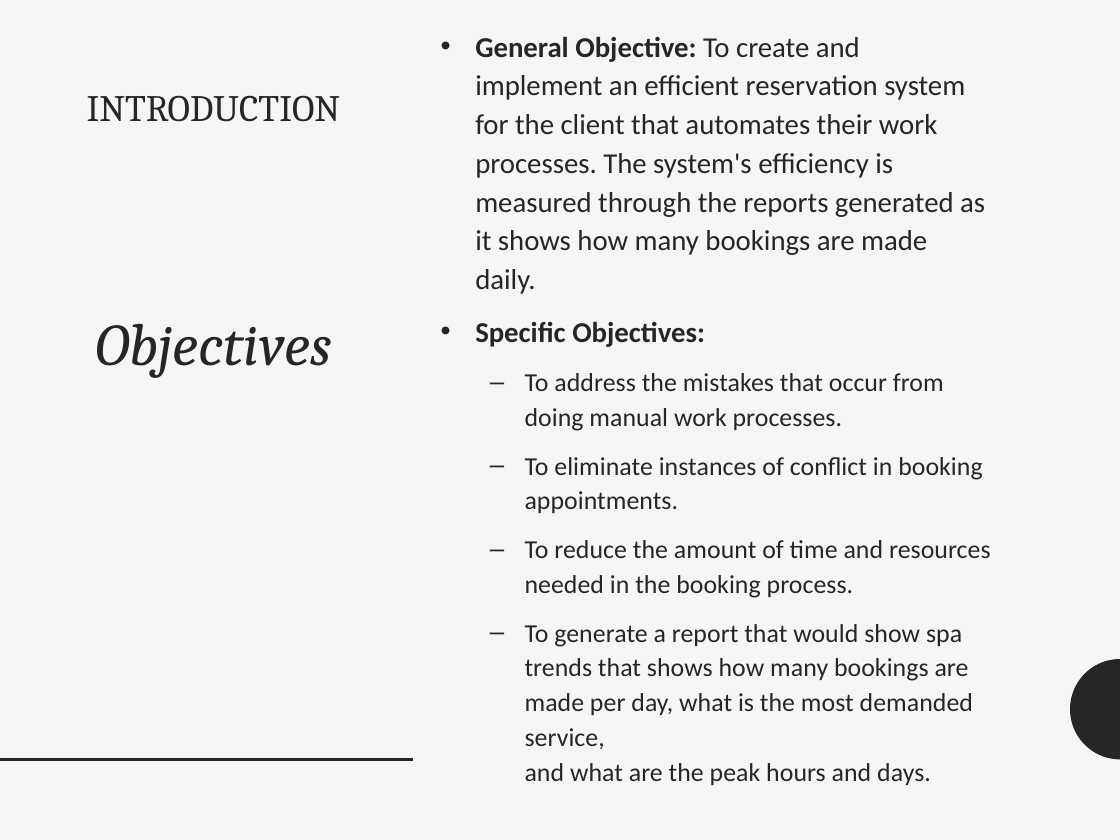
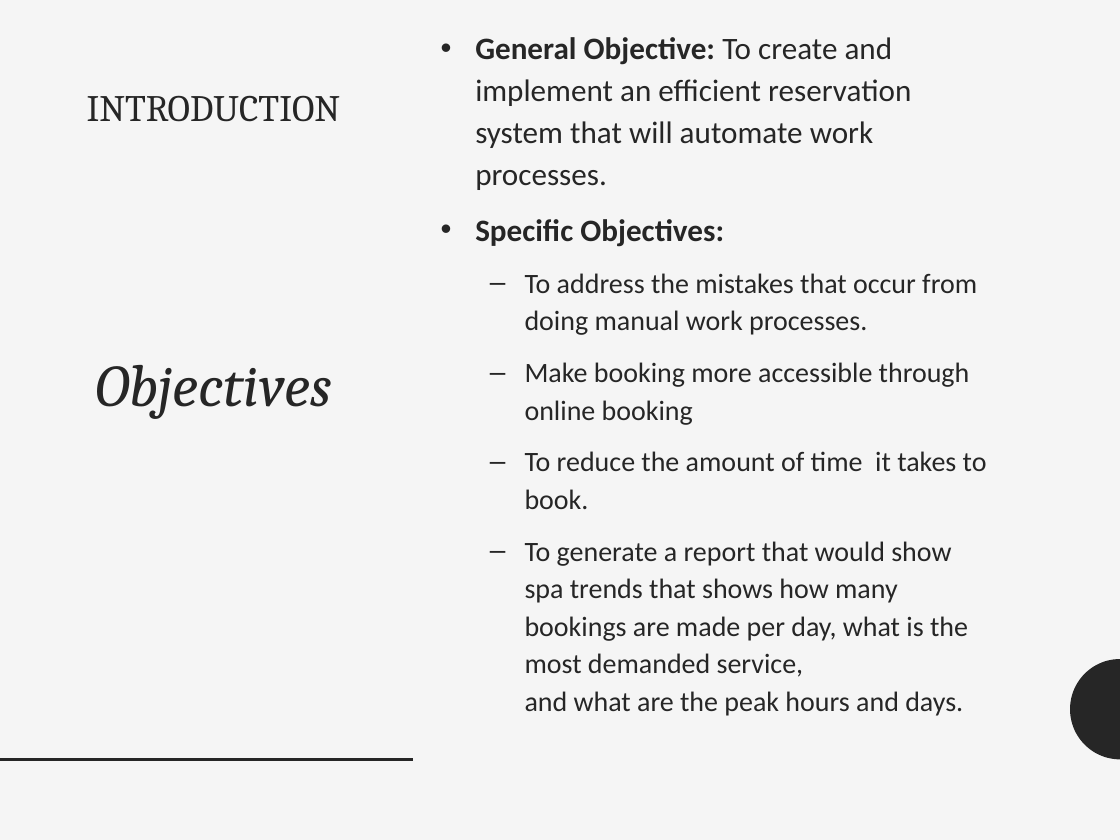
Before and after one commit to seans888/H-Spa, a slide deck: slide 4 of Documents/Final Document/Hotel-Spa-Reservation-System.pptx. Drawn at 1120x840 pixels with LibreOffice and Linux fonts; fonts in the diff are those of the drawing. Boxes give left, top, right and bottom in pixels: in the first picture for what was removed or moved away, otherwise in the second. Text is boxed around its words. In the diff, an @@ line names an element or a change of style, - is before the commit and + after.

```diff
--- a/Documents/Final Document/Hotel-Spa-Reservation-System.pptx
+++ b/Documents/Final Document/Hotel-Spa-Reservation-System.pptx
@@ text at [475,37,911,190]: text changed; size 18.5 to 20 pt @@
-• General Objective: To create and implement an efficient reservation system for the client that automates their work processes. The system's efficiency is measured through the reports generated as it shows how many bookings are made daily.
+• General Objective: To create and implement an efficient reservation system that will automate work processes.
@@ title "INTRODUCTION Objectives" rewrapped from [87,95,341,378] to [87,95,341,419] @@
@@ text at [475,219,977,716]: size 18.5 to 20 pt in "Specific Objectives:"; size 16.6 to 18 pt in "To address the mistakes that occur from ...", "To generate a report that would show ..." @@
@@ text at [525,362,987,509]: text changed; size 16.6 to 18 pt @@
-  – To eliminate instances of conflict in booking appointments.
-  – To reduce the amount of time and resources needed in the booking process.
+  – Make booking more accessible through online booking
+  – To reduce the amount of time it takes to book.
```
Also in this commit, not shown: 7 other slides changed, 2 slides added, 2 other files.
